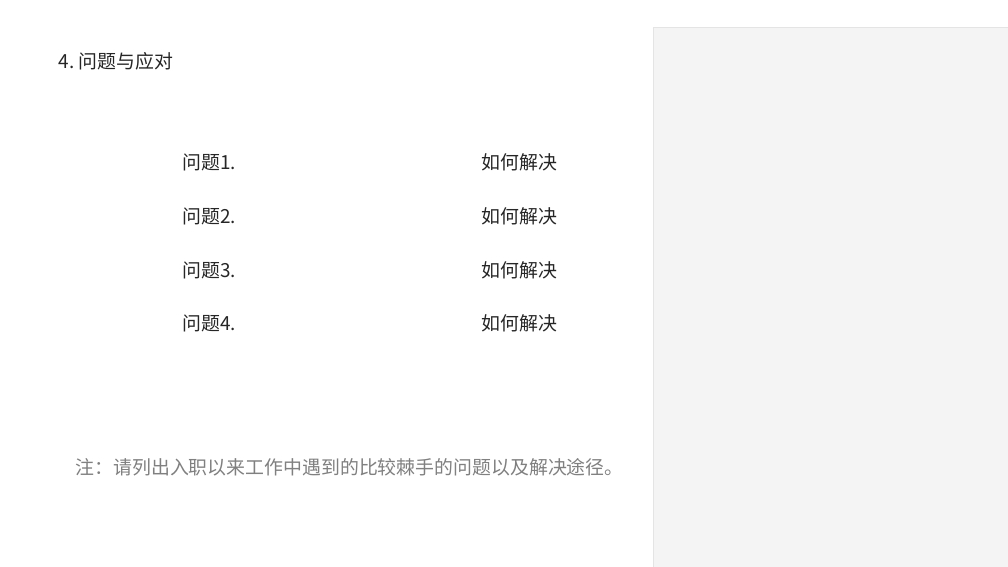
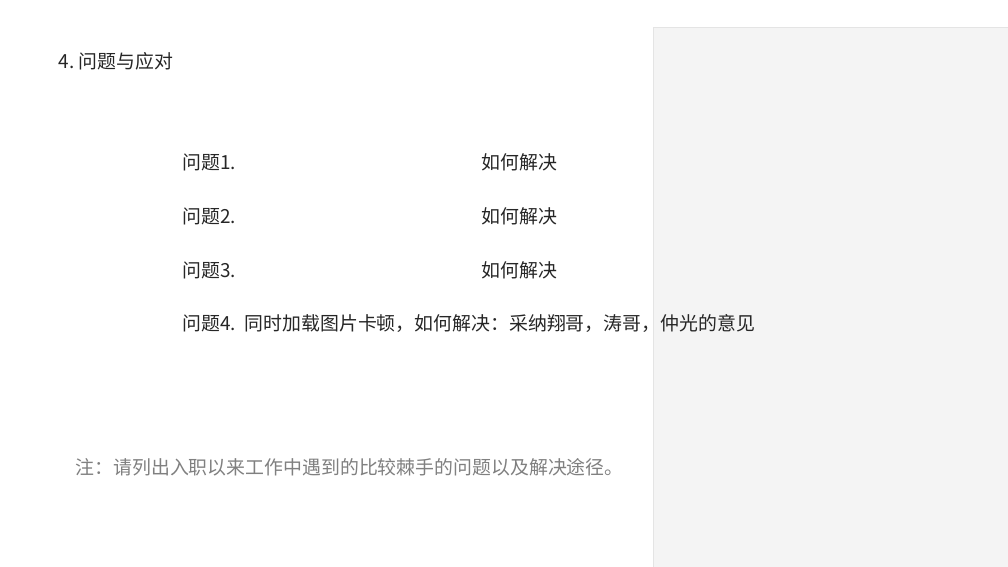
Before and after one commit to Hengle/UnityLearn-1, a slide deck: slide 6 of 转正答辩PPT_篮球前端_王祖雄.pptx. Drawn at 1008x567 pixels with LibreOffice and Linux fonts; fonts in the diff are those of the drawing; grey boxes stand for pictures; background and template pictures are left out. Boxes give left, top, right and bottom in pixels: in the first picture for what was removed or moved away, otherwise in the second. Text is boxed around its words. In the diff, an @@ line names an element or a change of style, - is before the commit and + after.

```diff
--- a/转正答辩PPT_篮球前端_王祖雄.pptx
+++ b/转正答辩PPT_篮球前端_王祖雄.pptx
@@ text at (183, 314, 755, 332): text changed @@
-问题4. 如何解决
+问题4. 同时加载图片卡顿，如何解决：采纳翔哥，涛哥，仲光的意见
```
Also in this commit, not shown: 5 other slides changed.
